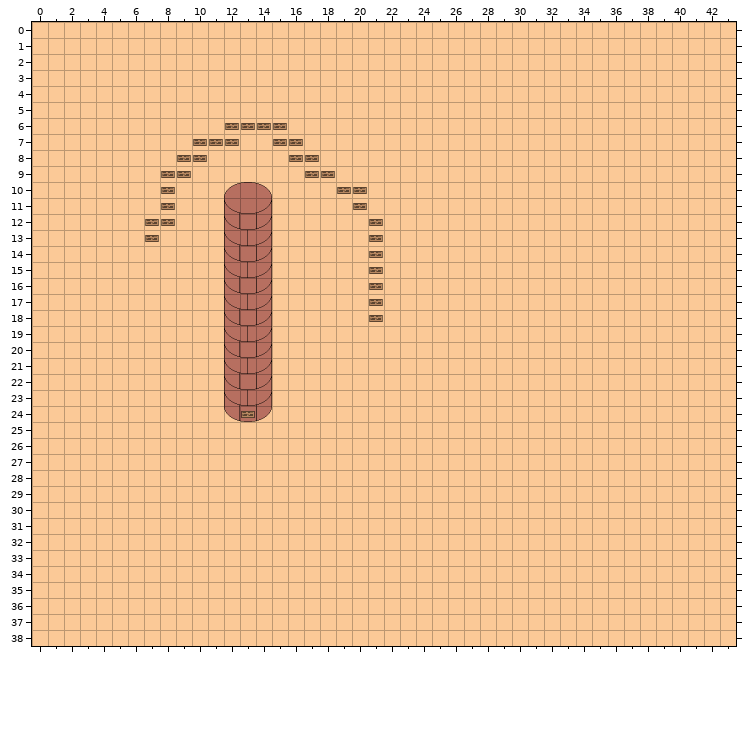
One commit to this Tiled map (JSON): mmo/maps/test-map.tmj. This is how it looked before the edit.
Cells are 32x32 px. Shown: x 0..43, y 0..38.
After the commit:
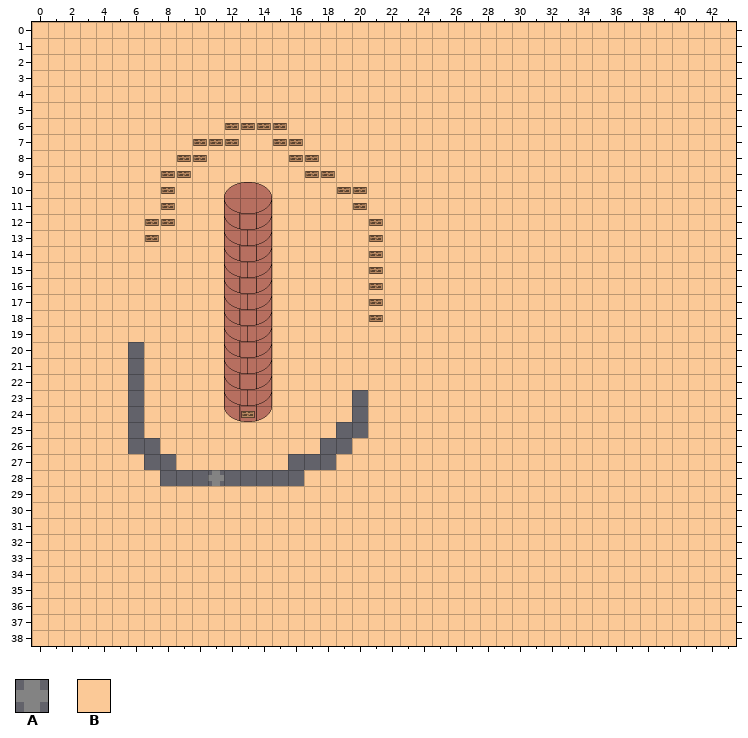
Key: from "sprite_sheet": A 963, B 995.
_ is an empty cell.
From old to new:
Layer "Background":
y 20..22: x 6 B -> _
y 23..24: x 6 B -> _; x 20 B -> _
y 25: x 6 B -> _; x 19..20 BB -> __
y 26: x 6..7 BB -> __; x 18..19 BB -> __
y 27: x 7..8 BB -> __; x 16..18 BBB -> ___
y 28: x 8..16 BBBBBBBBB -> ___A_____
Changed places in both pictures, as pixel boxes (x1, y1, x2, y2):
changed: (128, 342, 368, 486)
